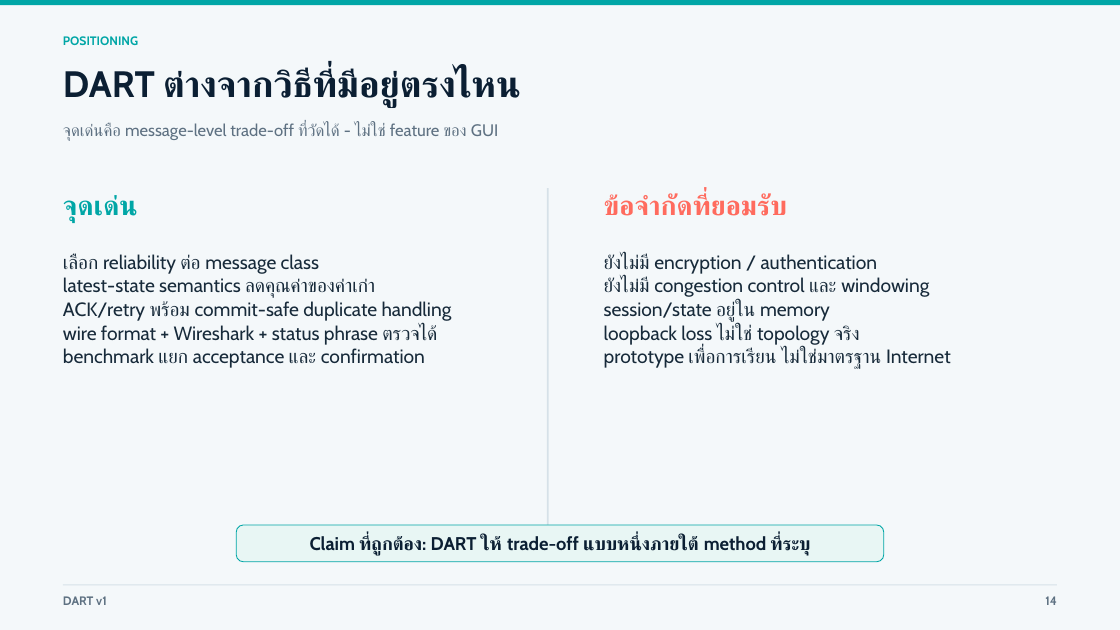
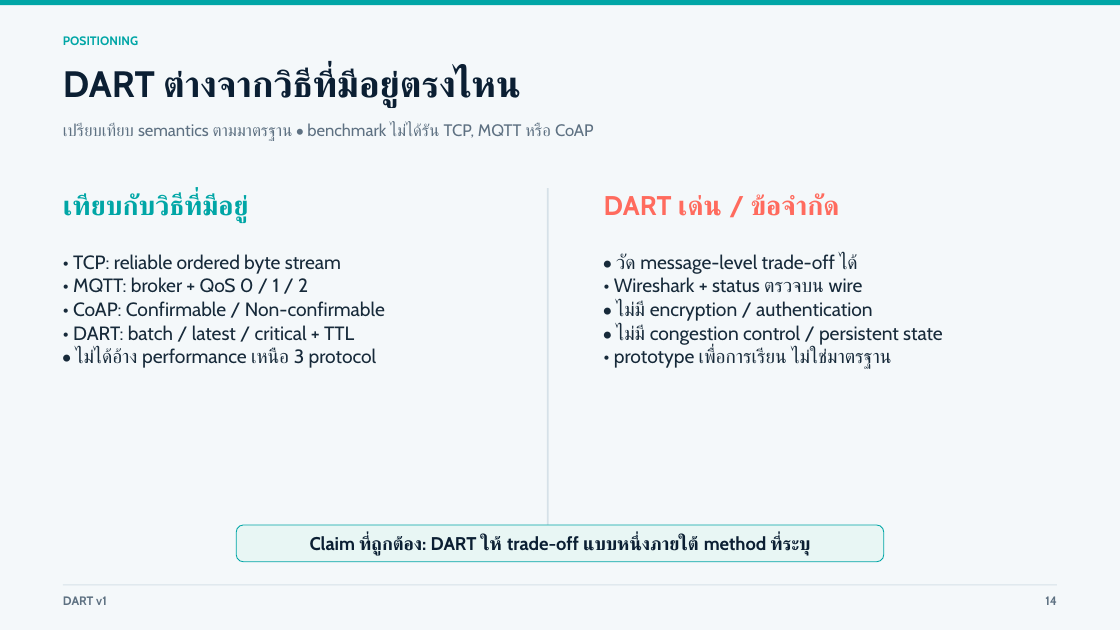
Before and after one commit to WaiRuneMEKA/Deadline-Aware-Reliable-Telemetry-Over-UDP, a slide deck: slide 14 of submission/DART_Presentation.pptx. Drawn at 1120x630 pixels with LibreOffice and Linux fonts; fonts in the diff are those of the drawing. Boxes give left, top, right and bottom in pixels: in the first picture for what was removed or moved away, otherwise in the second. Text is boxed around its words. In the diff, an @@ line names an element or a change of style, - is before the commit and + after.

```diff
--- a/submission/DART_Presentation.pptx
+++ b/submission/DART_Presentation.pptx
@@ text at <box>63,123,594,141</box>: text changed @@
-จุดเด่นคือ message-level trade-off ที่วัดได้ - ไม่ใช่ feature ของ GUI
+เปรียบเทียบ semantics ตามมาตรฐาน • benchmark ไม่ได้รัน TCP, MQTT หรือ CoAP
@@ text at <box>63,194,249,222</box>: text changed @@
-จุดเด่น
+เทียบกับวิธีที่มีอยู่
@@ text at <box>604,194,839,216</box>: text changed @@
-ข้อจำกัดที่ยอมรับ
+DART เด่น / ข้อจำกัด
@@ text at <box>73,254,385,368</box>: text changed @@
-เลือก reliability ต่อ message class
-latest-state semantics ลดคุณค่าของค่าเก่า
-ACK/retry พร้อม commit-safe duplicate handling
-wire format + Wireshark + status phrase ตรวจได้
-benchmark แยก acceptance และ confirmation
+• TCP: reliable ordered byte stream
+• MQTT: broker + QoS 0 / 1 / 2
+• CoAP: Confirmable / Non-confirmable
+• DART: batch / latest / critical + TTL
+• ไม่ได้อ้าง performance เหนือ 3 protocol
@@ text at <box>614,254,943,369</box>: text changed @@
-ยังไม่มี encryption / authentication
-ยังไม่มี congestion control และ windowing
-session/state อยู่ใน memory
-loopback loss ไม่ใช่ topology จริง
-prototype เพื่อการเรียน ไม่ใช่มาตรฐาน Internet
+• วัด message-level trade-off ได้
+• Wireshark + status ตรวจบน wire
+• ไม่มี encryption / authentication
+• ไม่มี congestion control / persistent state
+• prototype เพื่อการเรียน ไม่ใช่มาตรฐาน
```
Also in this commit, not shown: 8 other slides changed, 1 other file.
